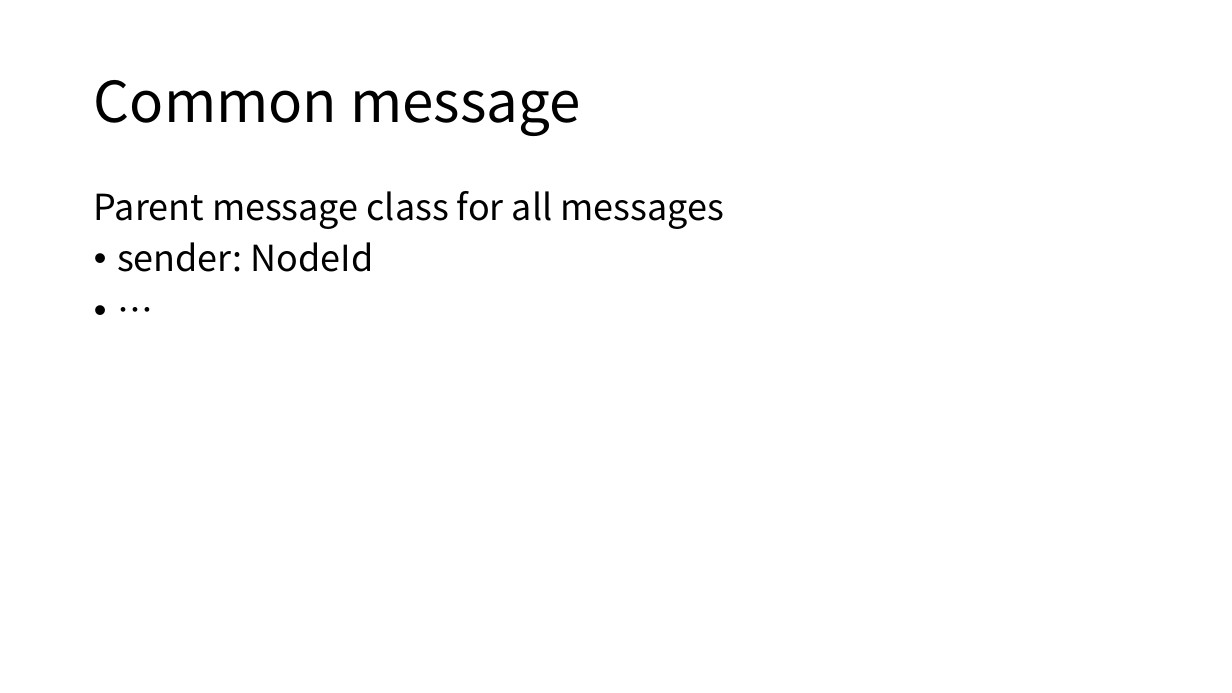
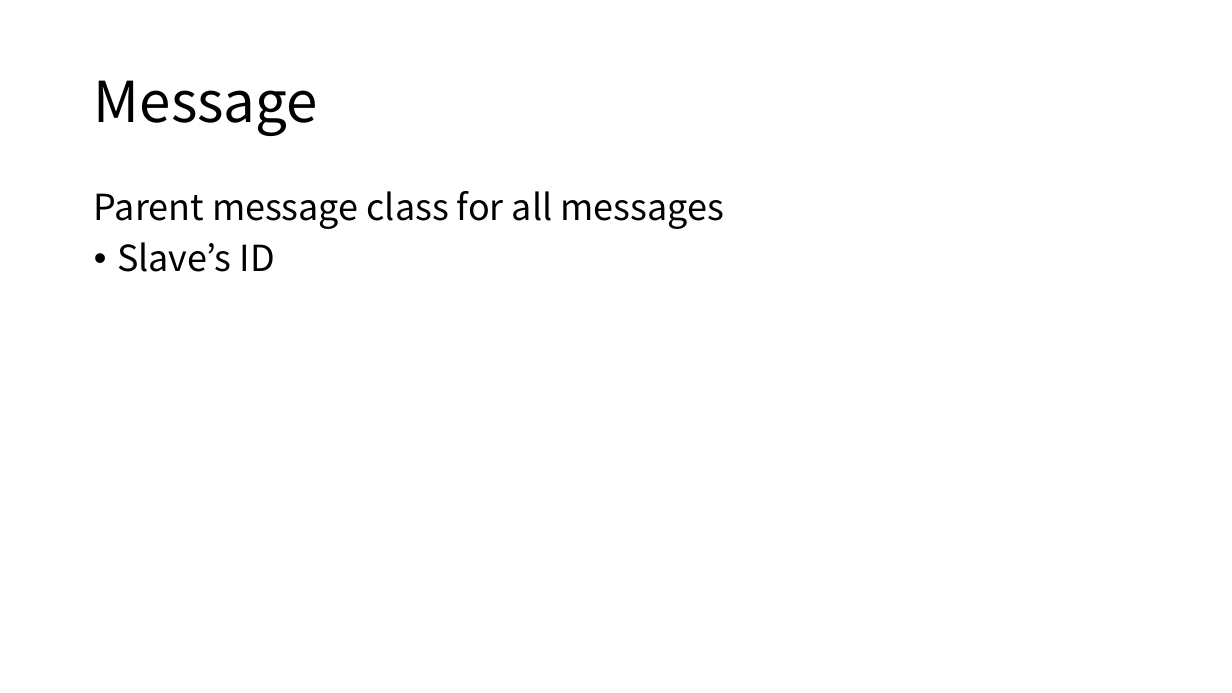
Before and after one commit to GNUp/cs434-doc, a slide deck: slide 10 of project2.pptx (slide 12 before the commit). Drawn at 1232x693 pixels with LibreOffice and Linux fonts; fonts in the diff are those of the drawing. Boxes give left, top, right and bottom in pixels: in the first picture for what was removed or moved away, otherwise in the second. Text is boxed around its words. In the diff, an @@ line names an element or a change of style, - is before the commit and + after.

```diff
--- a/project2.pptx
+++ b/project2.pptx
@@ title at [94, 80, 318, 136]: text changed @@
-Common message
+Message
@@ text at [117, 242, 275, 272]: text changed @@
-• sender: NodeId
-• …
+• Slave’s ID
```
Also in this commit, not shown: 6 other slides changed, 21 slides added, 6 slides removed.
